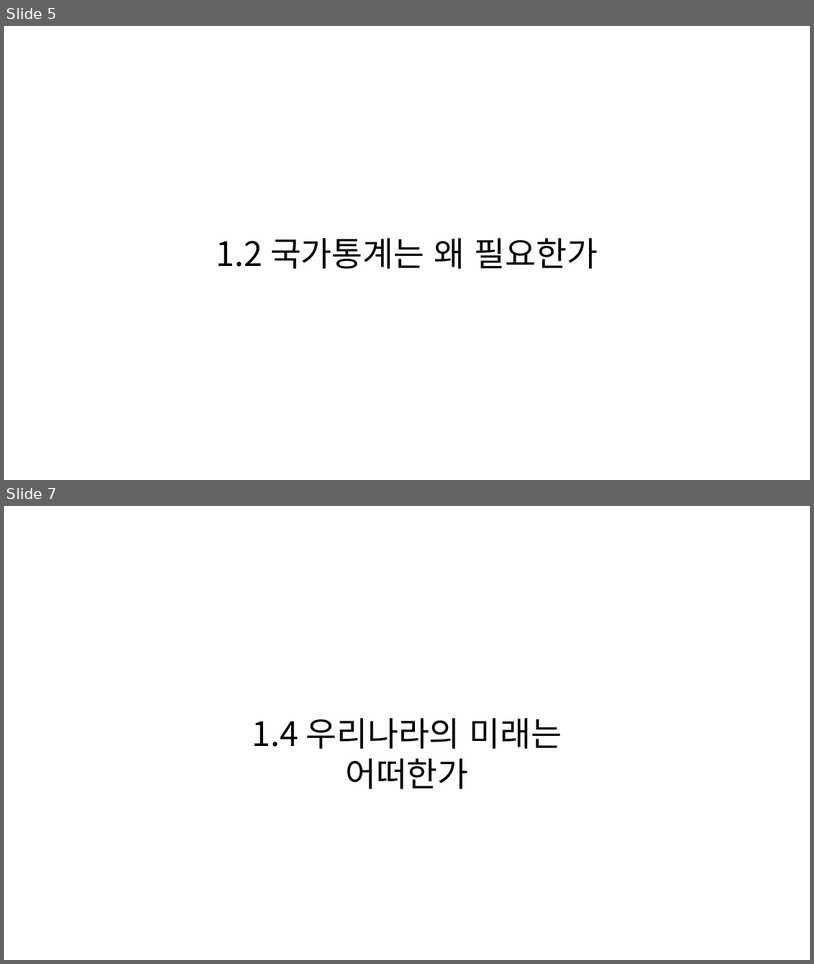
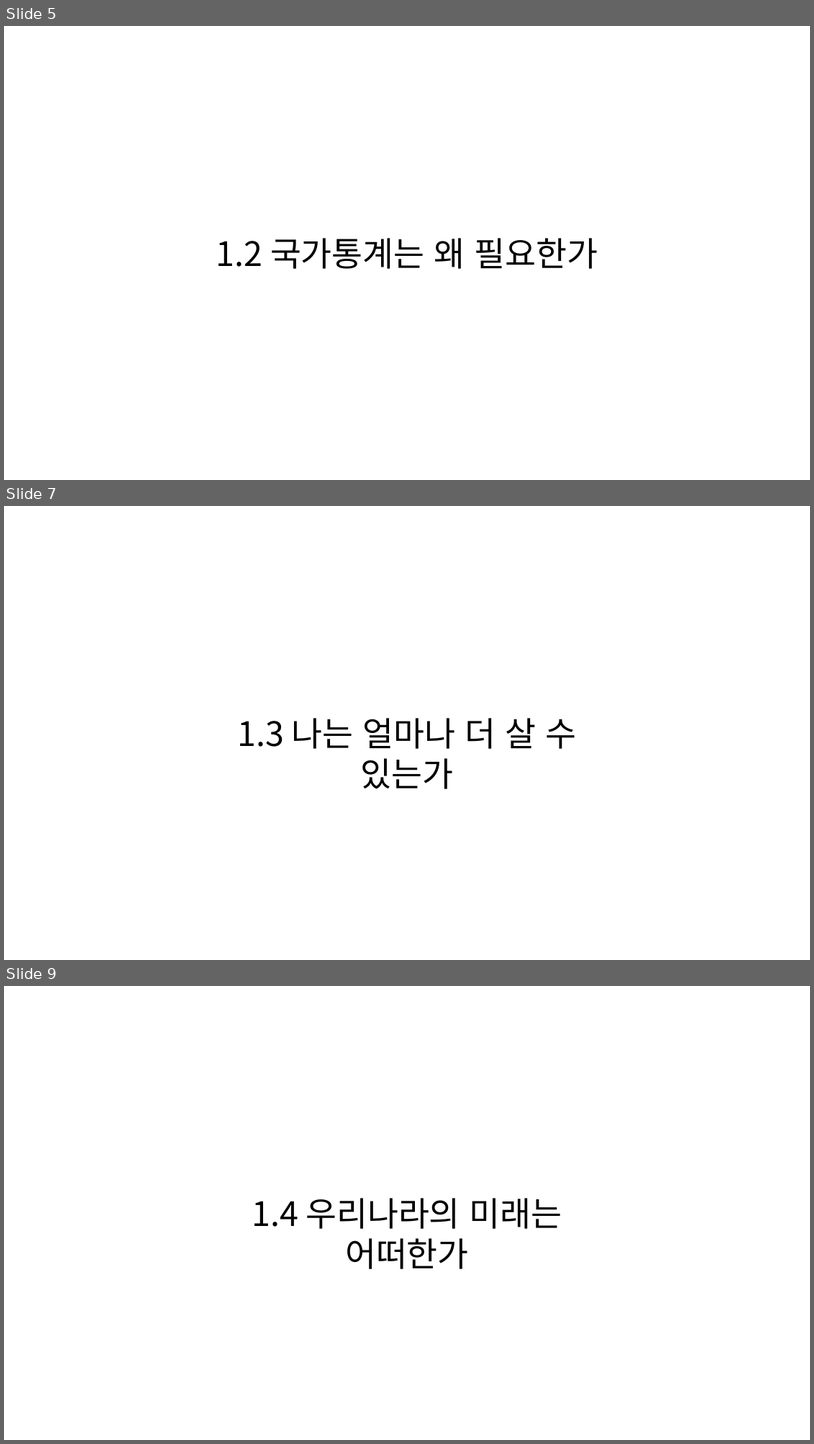
Before and after one commit to kukaro/KNOU-LIFE-AND-STATISTICS, a slide deck: previous_question/1장-우리가 사는 세상을 어떻게 살펴볼까.pptx. Shown one above the other, each under a label of ours: slides 5 and 7 before the commit, slides 5, 7 and 9 after it; the slides between them are not shown. The pictures are 814x964 and 814x1444 pixels, drawn with LibreOffice and Linux fonts; fonts in the diff are those of the drawing. Boxes give left, top, right and bottom in pixels: in the first picture for what was removed or moved away, otherwise in the second. Text is boxed around its words. In the diff, an @@ line names an element or a change of style, - is before the commit and + after.

```diff
--- a/previous_question/1장-우리가 사는 세상을 어떻게 살펴볼까.pptx
+++ b/previous_question/1장-우리가 사는 세상을 어떻게 살펴볼까.pptx
@@ slide 7 added at [4, 506, 810, 960], background #FFFFFF @@
@@ text added at [238, 718, 576, 789], 40 pt, text #000000 @@
+1.3 나는 얼마나 더 살 수 있는가
@@ what was slide 7 is now slide 9 @@
```
Also in this commit, not shown: 7 other slides added, 4 slides removed.
